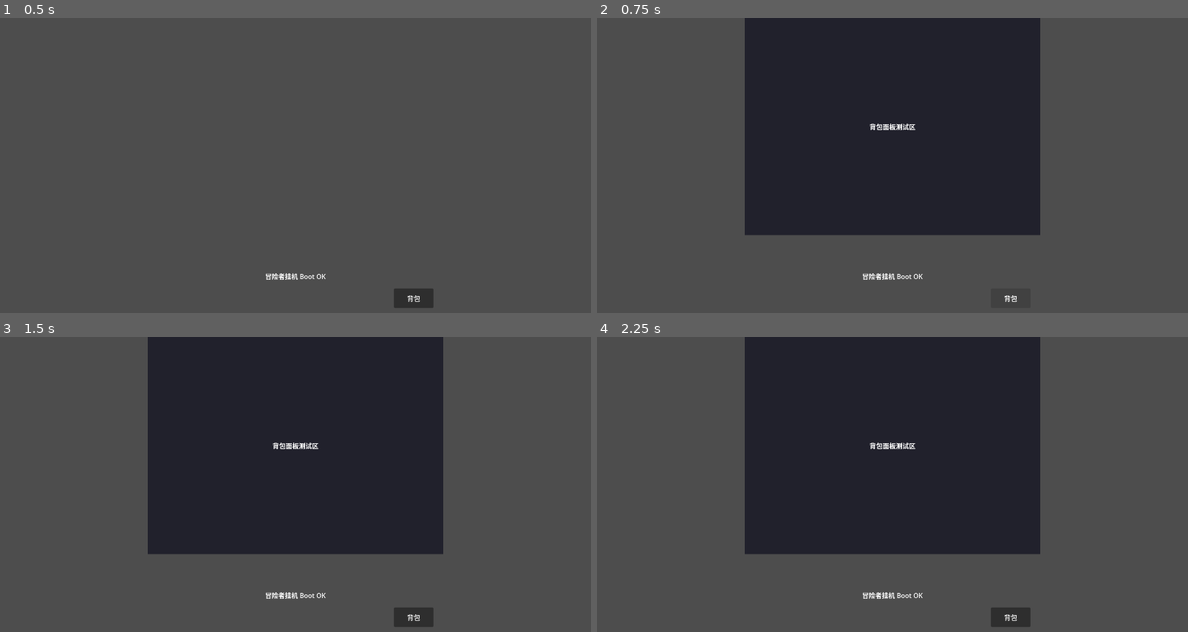
Above: before the commit, frames 1-4 (two rows, left to right).
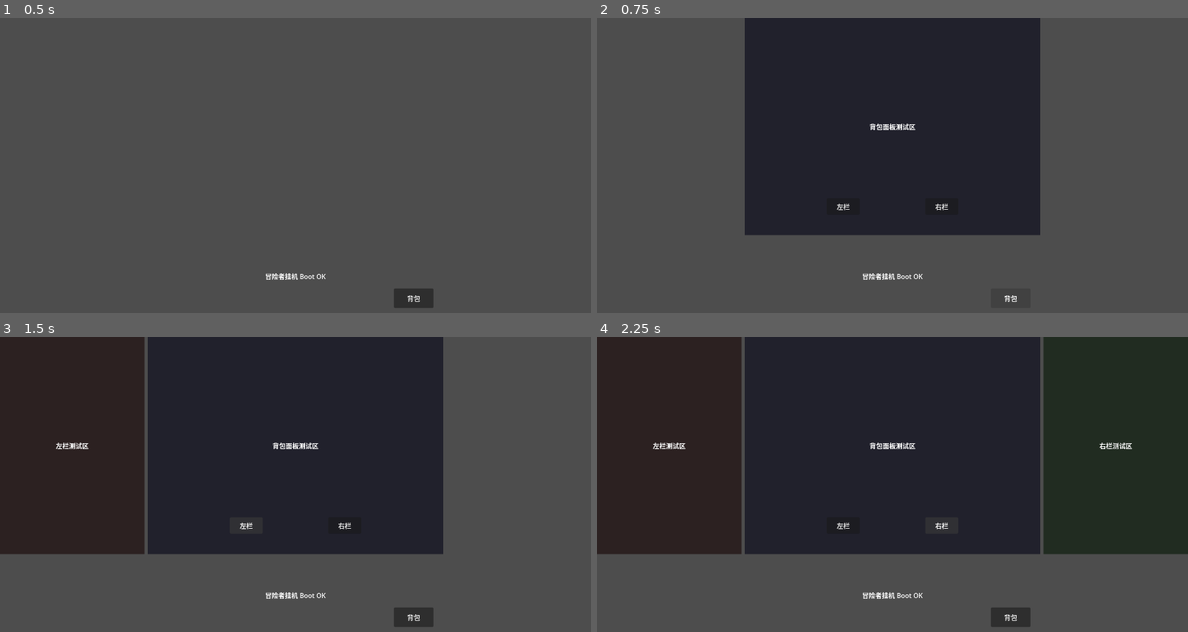
Above: after the commit, the same moments.

Repository: xiaowei2016/roguefall
Game: Godot game, scene res://scenes/main.tscn
The game is run twice, just before and just after one commit, with the same random seed, the same clock (stepped at 60 frames per second) and the same inputs.
Inputs (mouse positions are in pixels of both pictures, inside the frame that each line leads up to):
- Up to frame 1 (0.5 s): no input
- Up to frame 2 (0.75 s): click "背包" at 0.5 s
- Up to frame 3 (1.5 s): click (248, 525) at 1.25 s, where only the run after the commit has a clickable "左栏"
- Up to frame 4 (2.25 s): click (939, 525) at 2 s, where only the run after the commit has a clickable "右栏"

Frame 1 is identical in both runs. In frame 2, less than 0.1% of the frame differs, in the area x 40-60%, y 62-66%; in frame 3, 18%; in frame 4, 36%, in the area x 0-100%, y 0-74%.

Commit message:
add validated T-shaped passthrough panels

Diff:
--- a/scenes/main.tscn
+++ b/scenes/main.tscn
@@ -44,6 +44,7 @@
 mouse_filter = 2
 
 [node name="LeftDockHost" type="Control" parent="DockLayer" unique_id=1388571226]
+visible = false
 anchors_preset = 0
 anchor_right = 0.0
 anchor_bottom = 0.0
@@ -52,6 +53,24 @@
 offset_right = 352.0
 offset_bottom = 530.0
 mouse_filter = 0
+
+[node name="LeftDebugPanel" type="ColorRect" parent="DockLayer/LeftDockHost"]
+layout_mode = 0
+anchors_preset = 15
+anchor_right = 1.0
+anchor_bottom = 1.0
+mouse_filter = 0
+color = Color(0.15, 0.1, 0.1, 0.85)
+
+[node name="DebugLabel" type="Label" parent="DockLayer/LeftDockHost/LeftDebugPanel"]
+layout_mode = 0
+anchors_preset = 15
+anchor_right = 1.0
+anchor_bottom = 1.0
+mouse_filter = 2
+text = "左栏测试区"
+horizontal_alignment = 1
+vertical_alignment = 1
 
 [node name="CenterDockHost" type="Control" parent="DockLayer" unique_id=1662898146]
 visible = false
@@ -84,7 +103,26 @@
 horizontal_alignment = 1
 vertical_alignment = 1
 
+[node name="LeftButton" type="Button" parent="DockLayer/CenterDockHost/CenterDebugPanel"]
+layout_mode = 0
+offset_left = 200.0
+offset_top = 440.0
+offset_right = 280.0
+offset_bottom = 480.0
+mouse_filter = 0
+text = "左栏"
+
+[node name="RightButton" type="Button" parent="DockLayer/CenterDockHost/CenterDebugPanel"]
+layout_mode = 0
+offset_left = 440.0
+offset_top = 440.0
+offset_right = 520.0
+offset_bottom = 480.0
+mouse_filter = 0
+text = "右栏"
+
 [node name="RightDockHost" type="Control" parent="DockLayer" unique_id=296655247]
+visible = false
 anchors_preset = 0
 anchor_left = 0.0
 anchor_top = 0.0
@@ -95,6 +133,24 @@
 offset_right = 1440.0
 offset_bottom = 530.0
 mouse_filter = 0
+
+[node name="RightDebugPanel" type="ColorRect" parent="DockLayer/RightDockHost"]
+layout_mode = 0
+anchors_preset = 15
+anchor_right = 1.0
+anchor_bottom = 1.0
+mouse_filter = 0
+color = Color(0.1, 0.15, 0.1, 0.85)
+
+[node name="DebugLabel" type="Label" parent="DockLayer/RightDockHost/RightDebugPanel"]
+layout_mode = 0
+anchors_preset = 15
+anchor_right = 1.0
+anchor_bottom = 1.0
+mouse_filter = 2
+text = "右栏测试区"
+horizontal_alignment = 1
+vertical_alignment = 1
 
 [node name="BattleWidget" type="Control" parent="." unique_id=1874158682]
 anchors_preset = 0
--- a/scripts/input_region_manager.gd
+++ b/scripts/input_region_manager.gd
@@ -129,14 +129,53 @@
 # --------------------------------------------------
 # apply_current_visible_passthrough()
 # --------------------------------------------------
-# 动态穿透探针：根据 CenterDockHost.visible 选择 polygon。
-#   BATTLE_ONLY: 背包关闭，仅 BattleWidget 接收鼠标
-#   CENTER_BATTLE: 背包打开，CenterDockHost + BattleWidget 接收鼠标
+# 动态穿透探针：根据 Left/Center/RightDockHost.visible 选择 polygon。
+#   BATTLE_ONLY:       仅 BattleWidget (360,540)-(1080,720)
+#   CENTER_BATTLE:     Center + Battle (360,0)-(1080,720)
+#   LEFT_CENTER_BATTLE:  Left+Center+Battle T形
+#   CENTER_RIGHT_BATTLE: Center+Right+Battle T形
+#   FULL_T:             全三栏+Battle T形
 func apply_current_visible_passthrough() -> void:
+	var left = get_node_or_null("../DockLayer/LeftDockHost") as Control
 	var center = get_node_or_null("../DockLayer/CenterDockHost") as Control
+	var right = get_node_or_null("../DockLayer/RightDockHost") as Control
+
+	var lv: bool = left != null and left.visible
+	var cv: bool = center != null and center.visible
+	var rv: bool = right != null and right.visible
+
 	var poly := PackedVector2Array()
 
-	if center and center.visible:
+	if lv and cv and rv:
+		# FULL_T: top x=0..1440,y=0..530 + bottom x=360..1080,y=530..720
+		poly.append(Vector2(0, 0))
+		poly.append(Vector2(1440, 0))
+		poly.append(Vector2(1440, 530))
+		poly.append(Vector2(1080, 530))
+		poly.append(Vector2(1080, 720))
+		poly.append(Vector2(360, 720))
+		poly.append(Vector2(360, 530))
+		poly.append(Vector2(0, 530))
+		print("IRM PASSTHROUGH: mode=FULL_T polygon=%s" % poly)
+	elif lv and cv:
+		# LEFT_CENTER_BATTLE: top x=0..1080,y=0..530 + bottom x=360..1080,y=530..720
+		poly.append(Vector2(0, 0))
+		poly.append(Vector2(1080, 0))
+		poly.append(Vector2(1080, 720))
+		poly.append(Vector2(360, 720))
+		poly.append(Vector2(360, 530))
+		poly.append(Vector2(0, 530))
+		print("IRM PASSTHROUGH: mode=LEFT_CENTER_BATTLE polygon=%s" % poly)
+	elif cv and rv:
+		# CENTER_RIGHT_BATTLE: top x=360..1440,y=0..530 + bottom x=360..1080,y=530..720
+		poly.append(Vector2(360, 0))
+		poly.append(Vector2(1440, 0))
+		poly.append(Vector2(1440, 530))
+		poly.append(Vector2(1080, 530))
+		poly.append(Vector2(1080, 720))
+		poly.append(Vector2(360, 720))
+		print("IRM PASSTHROUGH: mode=CENTER_RIGHT_BATTLE polygon=%s" % poly)
+	elif cv:
 		# CENTER_BATTLE: (360,0)→(1080,0)→(1080,720)→(360,720)
 		poly.append(Vector2(360, 0))
 		poly.append(Vector2(1080, 0))
--- a/scripts/main.gd
+++ b/scripts/main.gd
@@ -33,6 +33,9 @@
 	$InputRegionManager.apply_current_visible_passthrough()
 	# 背包按钮：点击切换 CenterDockHost 可见性
 	$BattleWidget/BagButton.pressed.connect(_on_bag_button_pressed)
+	# 左栏/右栏按钮（在 CenterDebugPanel 内）
+	$DockLayer/CenterDockHost/CenterDebugPanel/LeftButton.pressed.connect(_on_left_button_pressed)
+	$DockLayer/CenterDockHost/CenterDebugPanel/RightButton.pressed.connect(_on_right_button_pressed)
 
 func _print_dock_rects() -> void:
 	var nodes = {
@@ -82,6 +85,26 @@
 
 
 # --------------------------------------------------
+# _on_left_button_pressed() - 左栏按钮点击回调
+# --------------------------------------------------
+func _on_left_button_pressed() -> void:
+	var left = $DockLayer/LeftDockHost
+	left.visible = not left.visible
+	print("LeftButton pressed, LeftDockHost visible = %s" % left.visible)
+	$InputRegionManager.apply_current_visible_passthrough()
+
+
+# --------------------------------------------------
+# _on_right_button_pressed() - 右栏按钮点击回调
+# --------------------------------------------------
+func _on_right_button_pressed() -> void:
+	var right = $DockLayer/RightDockHost
+	right.visible = not right.visible
+	print("RightButton pressed, RightDockHost visible = %s" % right.visible)
+	$InputRegionManager.apply_current_visible_passthrough()
+
+
+# --------------------------------------------------
 # _process(delta) - 每帧主循环
 # --------------------------------------------------
 func _process(_delta: float) -> void:
